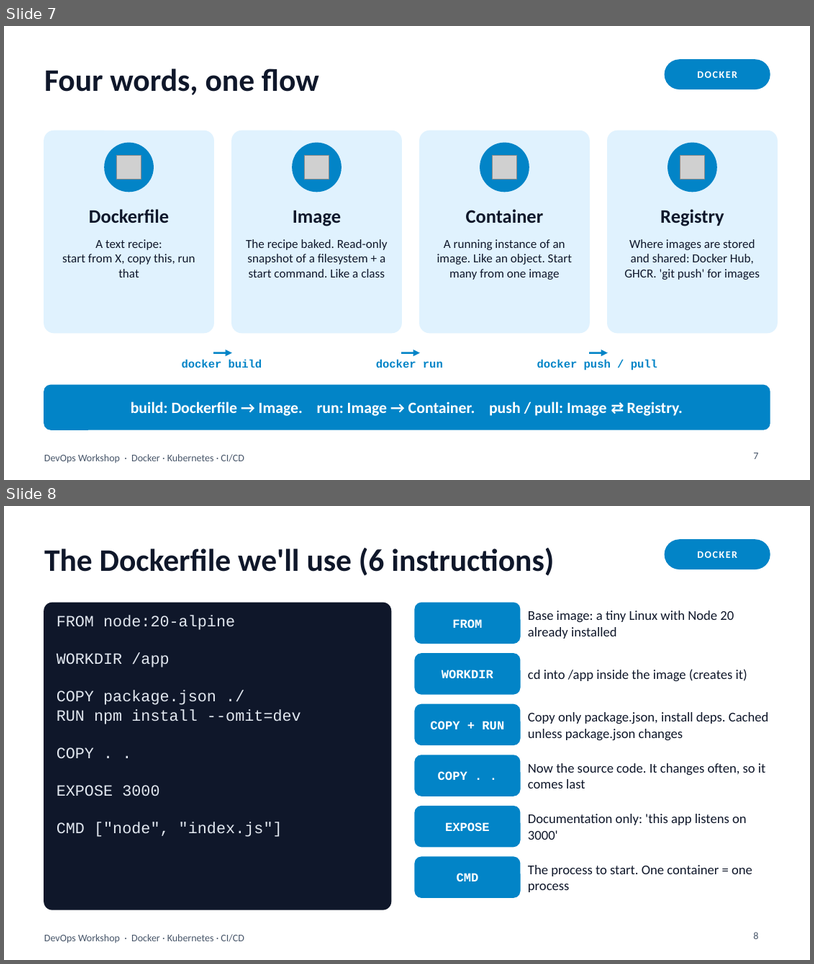
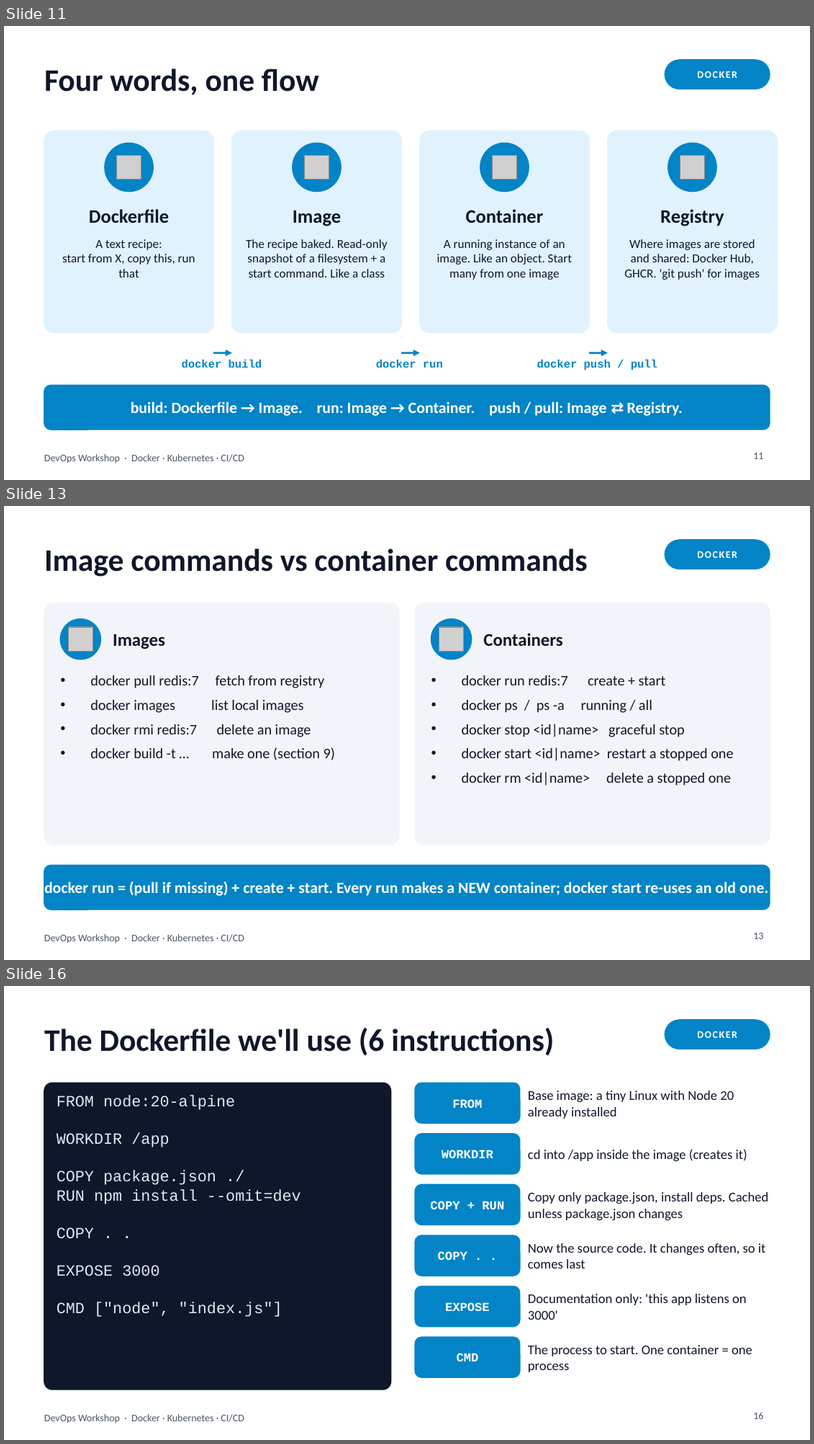
Before and after one commit to Atomiicradius/devops-session-10-26, a slide deck: slides/devops-workshop.pptx. Shown one above the other, each under a label of ours: slides 7 and 8 before the commit, slides 11, 13 and 16 after it; the slides between them are not shown. The pictures are 814x964 and 814x1444 pixels, drawn with LibreOffice and Linux fonts; fonts in the diff are those of the drawing; grey boxes stand for pictures. Boxes give left, top, right and bottom in pixels: in the first picture for what was removed or moved away, otherwise in the second. Text is boxed around its words. In the diff, an @@ line names an element or a change of style, - is before the commit and + after.

```diff
--- a/slides/devops-workshop.pptx
+++ b/slides/devops-workshop.pptx
@@ slide 13 added at <box>4,506,810,960</box>, background #FFFFFF; not listed: 1 template element that a slide beside it also shows @@
@@ title added at <box>44,548,588,577</box>, 28 pt, text #0F172A, bold @@
+Image commands vs container commands
@@ rounded rectangle added at <box>665,540,770,569</box>, fill #0284C7, outline #0284C7 1 pt @@
@@ text added at <box>697,551,738,558</box>, 9 pt, text #FFFFFF, bold @@
+DOCKER
@@ rounded rectangle added at <box>44,602,399,844</box>, fill #F1F5F9, outline #F1F5F9 1 pt @@
@@ rounded rectangle added at <box>415,602,770,844</box>, fill #F1F5F9, outline #F1F5F9 1 pt @@
@@ ellipse added at <box>60,619,100,659</box>, fill #0284C7, outline #0284C7 1 pt @@
@@ picture added at <box>69,627,93,651</box> @@
@@ text added at <box>113,634,165,649</box>, 16 pt, text #0F172A, bold @@
+Images
@@ ellipse added at <box>432,619,472,659</box>, fill #0284C7, outline #0284C7 1 pt @@
@@ picture added at <box>440,627,463,651</box> @@
@@ text added at <box>484,633,563,646</box>, 16 pt, text #0F172A, bold @@
+Containers
@@ text added at <box>90,675,335,760</box>, 13 pt, text #0F172A @@
+• docker pull redis:7 fetch from registry
+• docker images list local images
+• docker rmi redis:7 delete an image
+• docker build -t … make one (section 9)
@@ text added at <box>462,675,733,785</box>, 13 pt, text #0F172A @@
+• docker run redis:7 create + start
+• docker ps / ps -a running / all
+• docker stop <id|name> graceful stop
+• docker start <id|name> restart a stopped one
+• docker rm <id|name> delete a stopped one
@@ rounded rectangle added at <box>44,865,770,909</box>, fill #0284C7, outline #0284C7 1 pt @@
@@ text added at <box>44,881,769,896</box>, 14 pt, text #FFFFFF, bold @@
+docker run = (pull if missing) + create + start. Every run makes a NEW container; docker start re-uses an old one.
@@ page number added at <box>754,932,764,939</box>, 9 pt, text #475569 @@
+13
@@ what was slide 7 is now slide 11 @@
@@ page number at <box>754,452,764,459</box>: text changed @@
-7
+11
@@ what was slide 8 is now slide 16 @@
@@ page number at <box>754,1412,764,1419</box>: text changed @@
-8
+16
```
Also in this commit, not shown: 7 slides changed, 8 other slides added, 1 slide removed, 2 other files.
